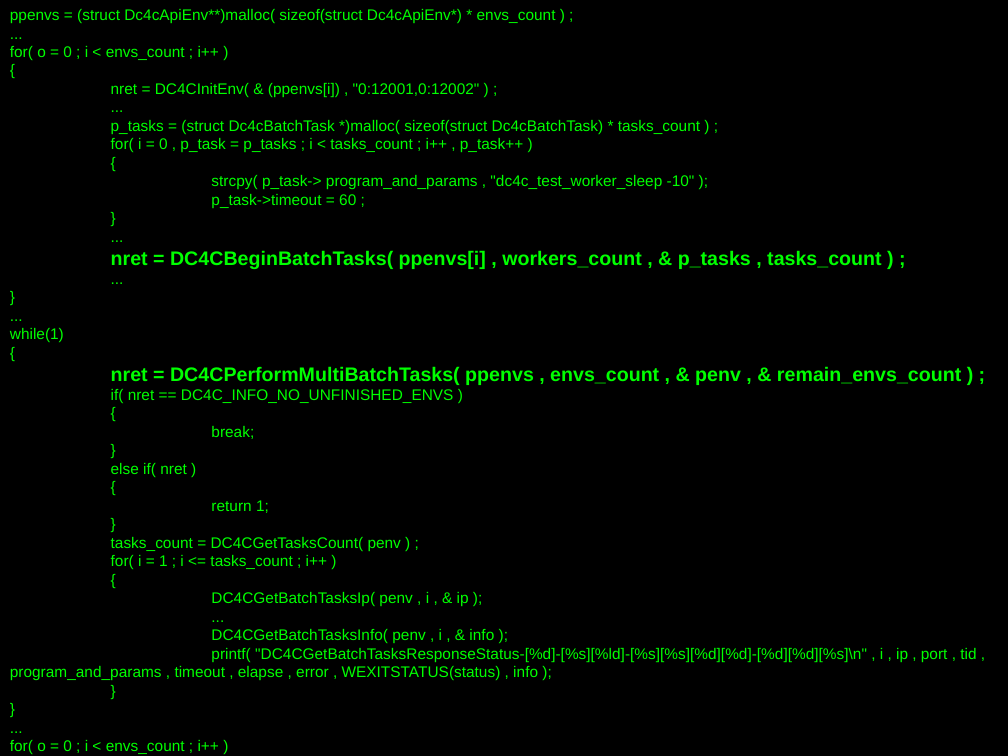
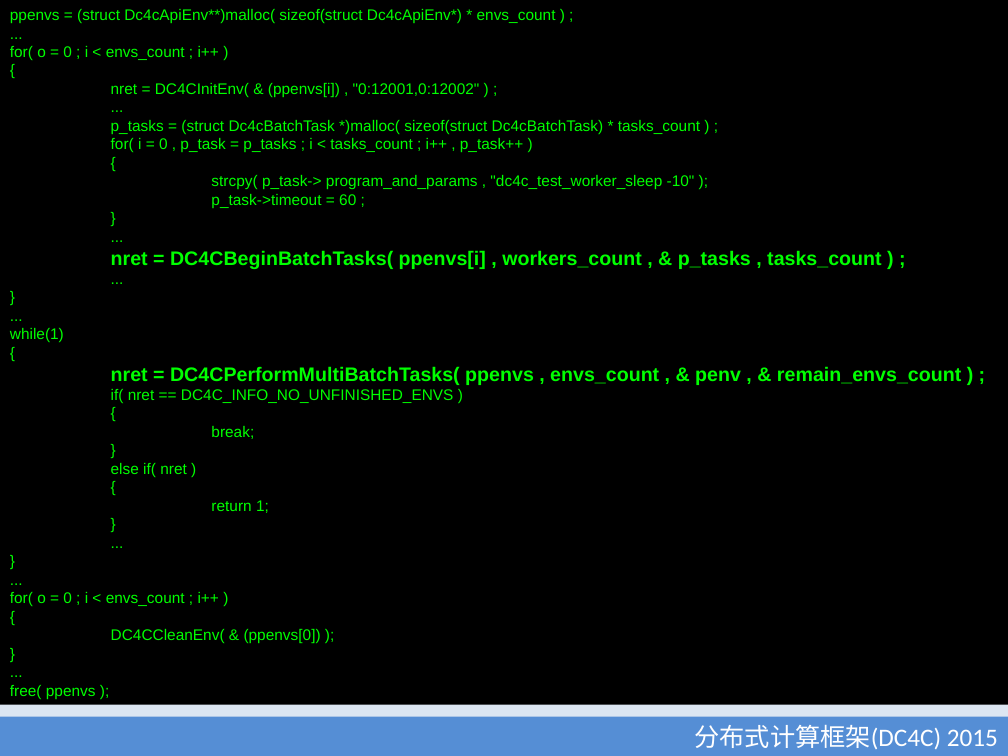
Before and after one commit to xubingyue/dc4c, a slide deck: slide 18 of doc/DC4C.ppt (slide 19 before the commit). Drawn at 1008x756 pixels with LibreOffice and Linux fonts; fonts in the diff are those of the drawing. Boxes give left, top, right and bottom in pixels: in the first picture for what was removed or moved away, otherwise in the second. Text is boxed around its words. In the diff, an @@ line names an element or a change of style, - is before the commit and + after.

```diff
--- a/doc/DC4C.ppt
+++ b/doc/DC4C.ppt
@@ rectangle "ppenvs = (struct Dc4cApiEnv**)malloc( sizeof(struct ...": place and size @@
-rectangle "ppenvs = (struct Dc4cApiEnv**)malloc( sizeof(struct ..." at [0,0,1008,756]
+rectangle "ppenvs = (struct Dc4cApiEnv**)malloc( sizeof(struct ..." at [0,0,1008,705]
@@ text in rectangle at [111,537,469,607]: paragraphs removed @@
-tasks_count = DC4CGetTasksCount( penv ) ;
-for( i = 1 ; i <= tasks_count ; i++ )
-{
-DC4CGetBatchTasksIp( penv , i , & ip );
@@ text in rectangle at [10,629,976,681]: paragraphs removed @@
-DC4CGetBatchTasksInfo( penv , i , & info );
-printf( "DC4CGetBatchTasksResponseStatus-[%d]-[%s][%ld]-[%s][%s][%d][%d]-[%d][%d][%s]\n" , i , ip , port , tid , program_and_params , timeout , elapse , error , WEXITSTATUS(status) , info );
-}
@@ text in rectangle at [694,725,998,749]: text added @@
+分布式计算框架(DC4C) 2015
```
Also in this commit, not shown: 6 other slides changed, 6 slides added, 36 other files.
